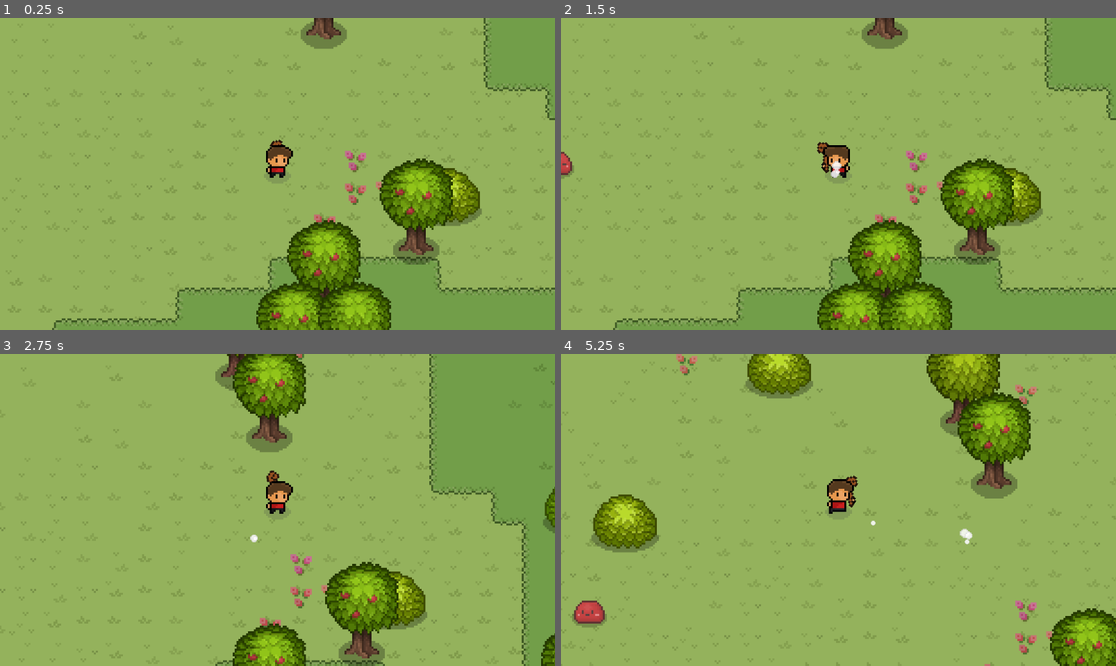
Above: before the commit, frames 1-4 (two rows, left to right).
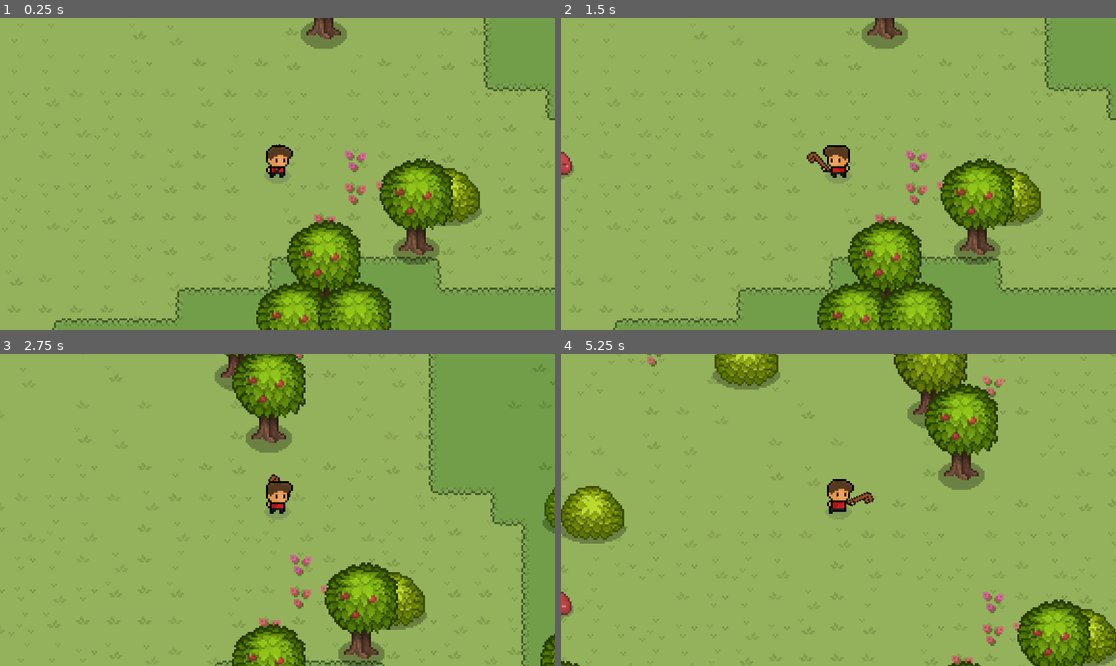
Above: after the commit, the same moments.

Repository: lennertJ9/game
Game: Godot game, scene res://scenes/main/main.tscn
Same seed, same stepped clock (60 frames per second), same inputs: the game is played once before the commit and once after it.
Inputs (mouse positions are in pixels of both pictures, inside the frame that each line leads up to):
- Up to frame 1 (0.25 s): no input
- Up to frame 2 (1.5 s): move the mouse to (960, 158) at 0.52 s; hold Q (do_something) 0.53-1.28 s; move the mouse to (727, 189) at 1.27 s; tap Q (do_something) at 1.35 s
- Up to frame 3 (2.75 s): move the mouse to (333, 441) at 2.02 s; hold Right mouse button (right_click) from 2.03 s (still down); tap Q (do_something) at 2.3 s
- Up to frame 4 (5.25 s): move the mouse to (810, 572) at 2.77 s; release Right mouse button (right_click) at 2.78 s; tap Q (do_something) at 2.85, 4.55 s; move the mouse to (1005, 556) at 3.52 s; hold Q (do_something) 3.53-4.28 s; move the mouse to (672, 463) at 4.27 s; right-click (672, 463) at 4.35 s; move the mouse to (866, 510) at 5.02 s; hold Q (do_something) from 5.03 s (still down)

The runs differ from the first frame. In frame 1, less than 0.1% of the frame differs, in the area x 48-52%, y 38-50%; in frame 2, 0.3%; in frame 3, 2.6%; in frame 4, 16%, in the area x 0-100%, y 0-100%.

Commit message:
working on basic attackanimation

Diff:
--- a/scenes/player/player.gd
+++ b/scenes/player/player.gd
@@ -1,7 +1,7 @@
 extends CharacterBody2D
 
 
-@export var speed = 100
+@export var speed = 80
 @onready var animation_player = $AnimationPlayer
 @onready var visuals = $Visuals
 @onready var run_dust = $Visuals/RunDust
@@ -28,16 +28,20 @@
 
 
 	if event.is_action_pressed("do_something"):
-		emit_dust_particles()
+		print("s")
+		var tween = create_tween()
+		tween.tween_property(hand_left,"rotation_degrees", + 15, .25).set_trans(Tween.TRANS_BACK)
+		tween.tween_property(hand_left,"rotation_degrees", -10, .15)
+
 
 func _process(delta):
 	var direction = (get_global_mouse_position() - global_position).normalized()
-	var target_position = global_position + Vector2(0,-5) + direction * 7
+	var target_position = global_position + Vector2(0,-4) + direction * 7
 
 
 	if direction.x < 0:
 		$Visuals.scale.x = -1
-		hand_left.rotation_degrees = rad_to_deg(direction.dot(Vector2.DOWN)) -55
+		hand_left.rotation_degrees = rad_to_deg(direction.dot(Vector2.DOWN)) -50
 
 	else:
 		$Visuals.scale.x = 1
--- a/scenes/player/player.tscn
+++ b/scenes/player/player.tscn
@@ -379,18 +379,6 @@
 [node name="Visuals" type="Node2D" parent="."]
 scale = Vector2(-1, 1)
 
-[node name="HandLeft" type="Sprite2D" parent="Visuals"]
-z_index = 1
-position = Vector2(4, -3)
-texture = ExtResource("1_ugt1c")
-hframes = 2
-
-[node name="Weapon" type="Sprite2D" parent="Visuals/HandLeft"]
-position = Vector2(-1, 1)
-scale = Vector2(1.1, 1.1)
-texture = ExtResource("3_knn3d")
-offset = Vector2(4, -4)
-
 [node name="Legs" type="Sprite2D" parent="Visuals"]
 position = Vector2(0, -11)
 texture = ExtResource("2_vrv6n")
@@ -404,6 +392,17 @@
 texture = ExtResource("3_epntp")
 offset = Vector2(0, 11)
 
+[node name="HandLeft" type="Sprite2D" parent="Visuals"]
+z_index = 1
+position = Vector2(4, -3)
+texture = ExtResource("1_ugt1c")
+hframes = 2
+
+[node name="Weapon" type="Sprite2D" parent="Visuals/HandLeft"]
+position = Vector2(-1, 1)
+texture = ExtResource("3_knn3d")
+offset = Vector2(4, -4)
+
 [node name="Head" type="Sprite2D" parent="Visuals"]
 z_index = 1
 position = Vector2(1, -10)
